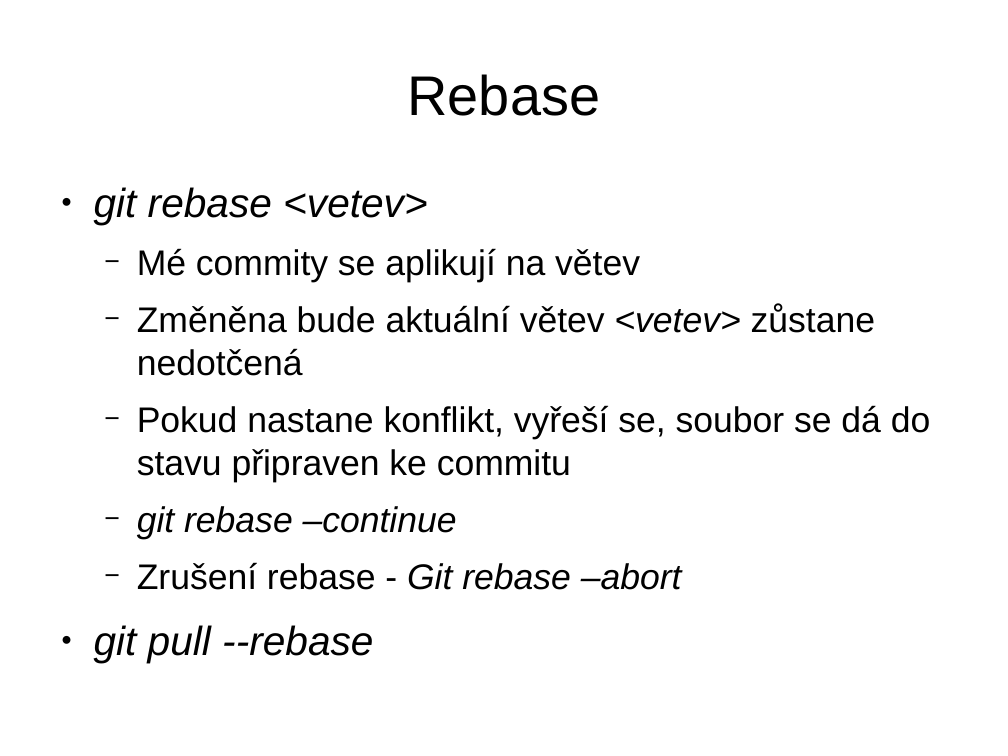
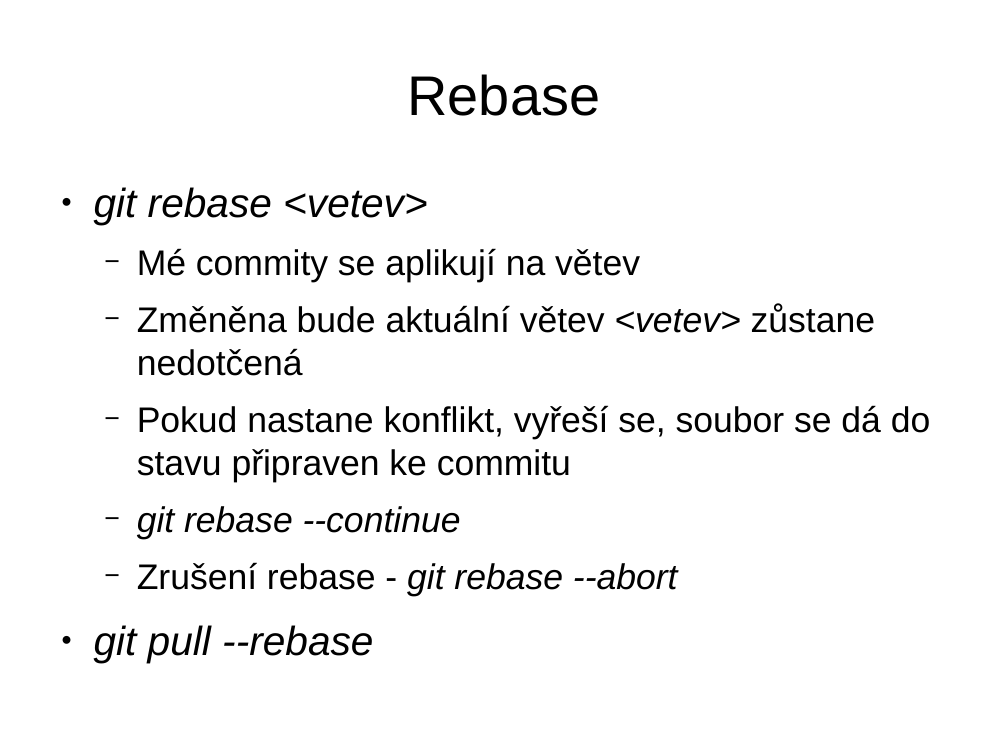
Before and after one commit to emesh7/gitlecture, a slide deck: slide 15 of Git pro začátečníky.odp. Drawn at 1008x756 pixels with LibreOffice and Linux fonts; fonts in the diff are those of the drawing. Boxes give left, top, right and bottom in pixels: in the first picture for what was removed or moved away, otherwise in the second. Text is boxed around its words. In the diff, an @@ line names an element or a change of style, - is before the commit and + after.

```diff
--- a/Git pro začátečníky.odp
+++ b/Git pro začátečníky.odp
@@ text at box(137, 506, 678, 596): text changed @@
-  − git rebase –continue
-  − Zrušení rebase - Git rebase –abort
+  − git rebase --continue
+  − Zrušení rebase - git rebase --abort
```
Also in this commit, not shown: 4 other slides changed, 1 other file.
